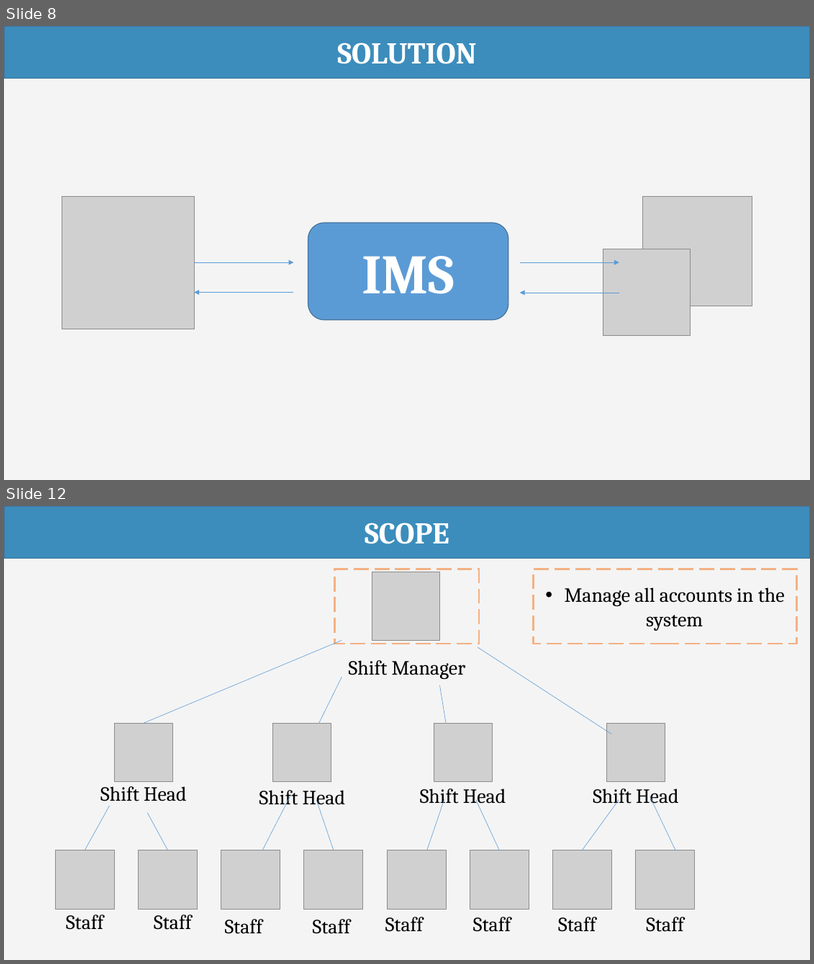
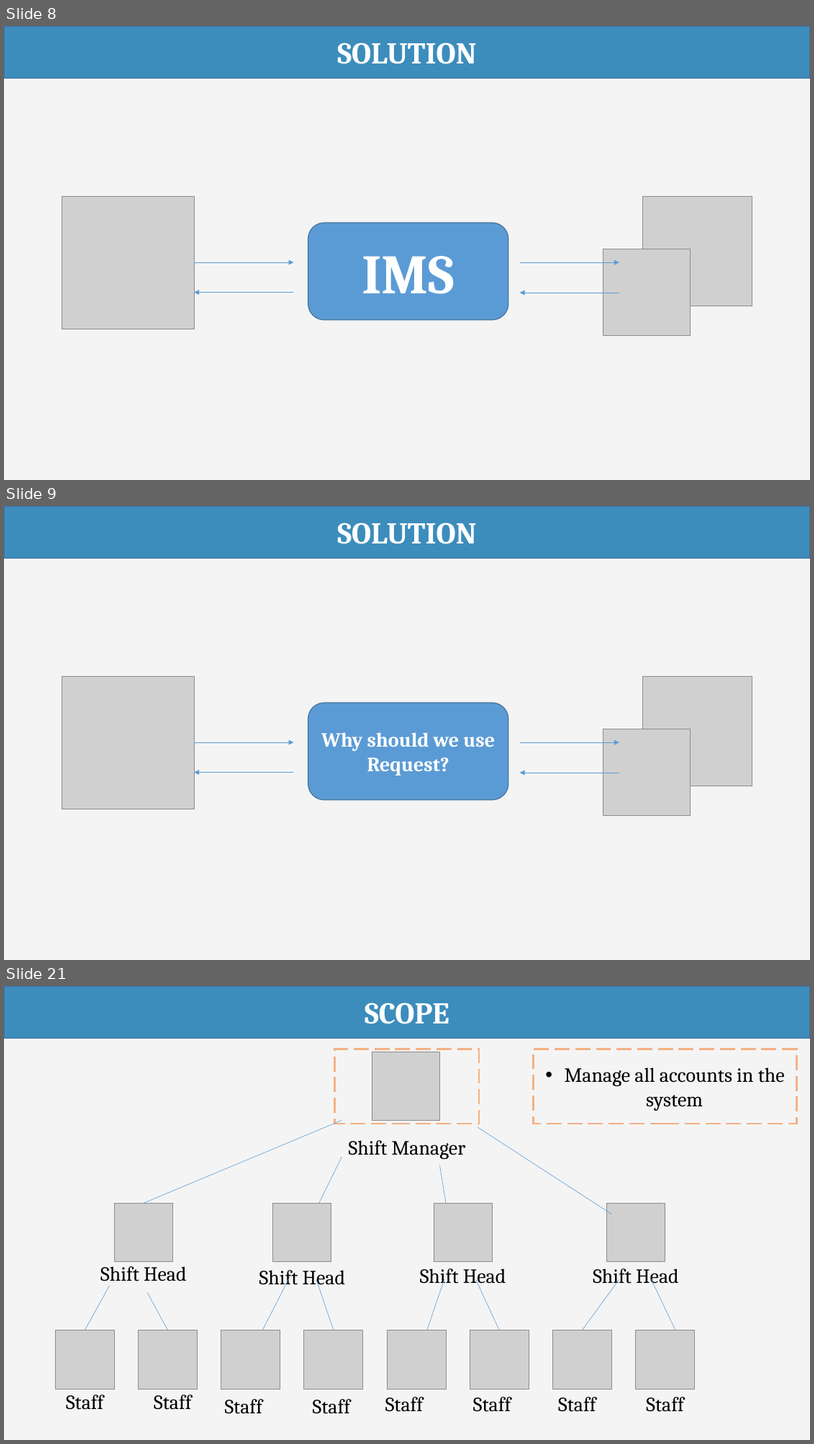
Before and after one commit to haltt051093/IMS-datacenter, a slide deck: Document/Presentation/IMS_20160407_Presentation.pptx. Shown one above the other, each under a label of ours: slides 8 and 12 before the commit, slides 8, 9 and 21 after it; the slides between them are not shown. The pictures are 814x964 and 814x1444 pixels, drawn with LibreOffice and Linux fonts; fonts in the diff are those of the drawing; grey boxes stand for pictures. Boxes give left, top, right and bottom in pixels: in the first picture for what was removed or moved away, otherwise in the second. Text is boxed around its words. In the diff, an @@ line names an element or a change of style, - is before the commit and + after.

```diff
--- a/Document/Presentation/IMS_20160407_Presentation.pptx
+++ b/Document/Presentation/IMS_20160407_Presentation.pptx
@@ slide 9 added at [4,506,810,960], background #F4F4F4 @@
@@ rectangle added at [4,506,810,558], fill #3C8DBC, outline #43739E 1 pt, 36 pt, text #FFFFFF, bold @@
+SOLUTION
@@ picture added at [62,676,195,808] @@
@@ picture added at [643,676,753,785] @@
@@ rounded rectangle added at [309,703,509,800], fill #5B9BD5, outline #43739E 1 pt, 24 pt, text #FFFFFF, bold @@
+Why should we use Request?
@@ arrow added from (195, 743) to (293, 743), #5B9BD5 0.5 pt @@
@@ arrow added from (520, 743) to (620, 743), #5B9BD5 0.5 pt @@
@@ picture added at [604,728,691,816] @@
@@ arrow added from (293, 772) to (195, 772), #5B9BD5 0.5 pt @@
@@ arrow added from (620, 772) to (520, 772), #5B9BD5 0.5 pt @@
@@ what was slide 12 is now slide 21 @@
```
Also in this commit, not shown: 6 slides changed, 14 other slides added, 1 other file.
